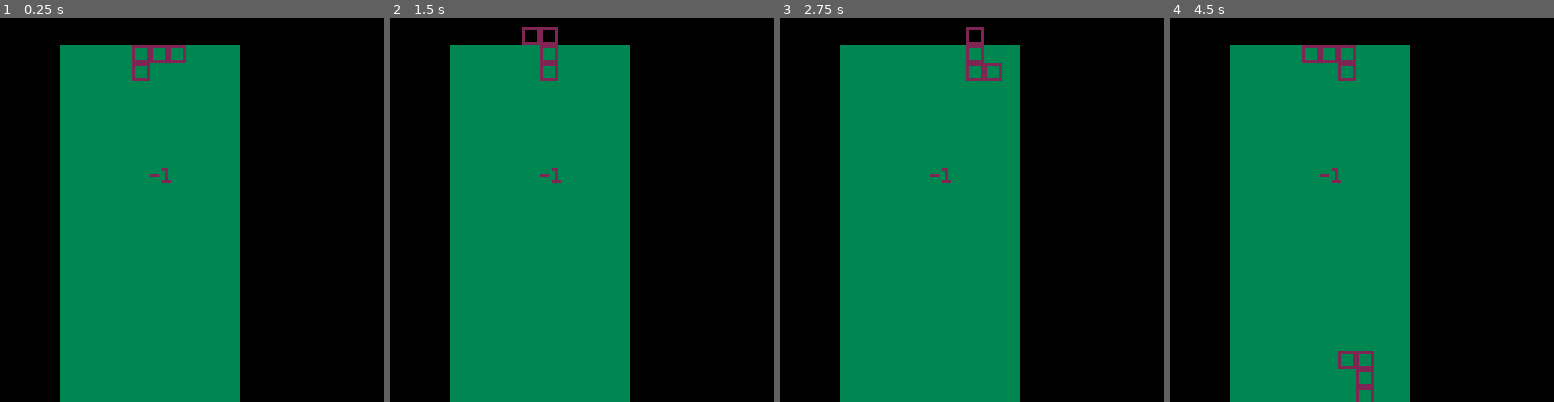
Above: before the commit, frames 1-4 (left to right).
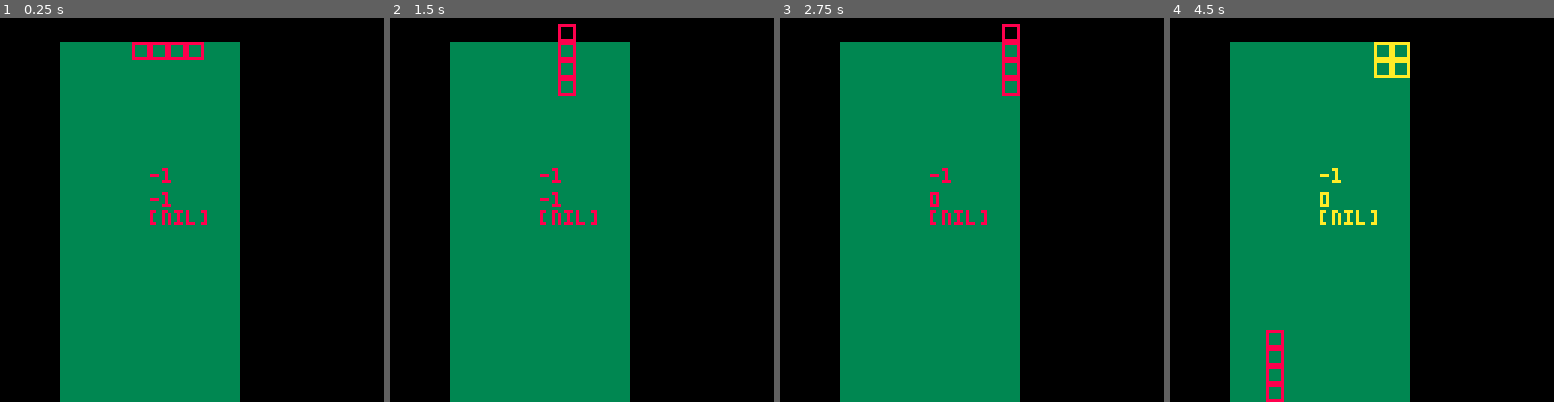
Above: after the commit, the same moments.

Repository: SHKBRD/testris
Game: PICO-8 cartridge tetris.p8
Same seed, same stepped clock (60 frames per second), same inputs: the game is played once before the commit and once after it.
Inputs:
- Up to frame 1 (0.25 s): no input
- Up to frame 2 (1.5 s): tap X (X key) at 0.33, 1.07 s; tap O (Z key) at 0.7 s
- Up to frame 3 (2.75 s): hold Right 1.6-2.1 s; tap O (Z key) at 1.7, 2.1, 2.5 s; tap X (X key) at 1.85 s; hold Up 2.15-2.42 s; hold Right from 2.47 s (still down)
- Up to frame 4 (4.5 s): tap O (Z key) every 0.4 s from 2.9 to 4.1 s; tap X (X key) at 2.97, 4.08 s; release Right at 3.03 s; hold Left 3.08-3.58 s; hold Down 3.63-3.97 s; hold Right from 4.02 s (still down)

The runs differ from the first frame. In frame 1, 1.4% of the frame differs, in the area x 15-63%, y 6-54%; in frame 2, 1.6%; in frame 3, 1.7%; in frame 4, 2.6%, in the area x 15-63%, y 6-100%.

Commit message:
implement das

Diff:
--- a/tetris.lua
+++ b/tetris.lua
@@ -1,4 +1,7 @@
 function tetris_init()
+    --prevents re-presses to let das not be buggy
+    poke(0x5f5c,255)
+    playing = true
     --i,o,j,l,z,t,s
     pieces={
         {3840,8738},
@@ -10,6 +13,7 @@
         {51,90}
     }
     piecesizes={4,4,3,3,3,3,3}
+    piececolors={8,10,1,9,14,12,11}
     piecebag={}
 
     currpiece={}
@@ -24,11 +28,11 @@
     boardsizex=10
     boardsizey=21
     boardx=20
-    boardy=3
+    boardy=2
     board={}
     fillboard()
 
-    das_frames = 0
+    das_frames = -1
 end
 
 function get_are_delay()
@@ -56,12 +60,22 @@
     return clearamnt
 end
 
+function get_das_frames()
+    if level < 500 then
+        return 16
+    elseif level < 900 then
+        return 10
+    else
+        return 8
+    end
+end
+
 function spawn_new_piece()
+    chosenpid=flr(rnd(7)+1)
     currpiece={
-
-        pieceid=flr(rnd(7)+1),
+        pieceid=chosenpid,
         rotation_ind=1,
-        color=2,
+        color=piececolors[chosenpid],
         x=5,
         y=1,
         piecegrid={}
@@ -96,11 +110,6 @@
         if (sgn(checkbit)==-1) then
             checkbit*=-1
         end
-    end
-
-    --stop(#p.piecegrid)
-    for r in all(p.piecegrid) do
-        print(r)
     end
 
 end
@@ -128,6 +137,10 @@
     if controllingpiece then
         active_piece_inputs()
     end
+    if playing then
+        das_inputs()
+    end
+
 end
 
 function update_counters()
@@ -161,56 +174,71 @@
     end
 end
 
-function active_piece_inputs()
+function das_inputs()
     if btnp(0) then
-        init_das()
+        init_das(-1)
     end
     if btn(0) then
         continue_das()
     end
     if btnp(1) then
-        init_das()
+        init_das(1)
     end
     if btn(1) then
         continue_das()
     end
-    if btn(0) == btn(1) then
-        kill_das(currpiece)
-    end
-
-    if btnp(2) then
-
-    end
-    if btnp(3) then
-
-    end
-    if btn(3) then
-        moveddown = attempt_move_tetrimino_down(currpiece)
-        if not moveddown then
-            lock_piece(currpiece)
-        end
-    end
-    if btnp(5) then
-        attempt_rotate_tetrimino(1, currpiece)
-    end
-    if btnp(4) then
-        attempt_rotate_tetrimino(-1, currpiece)
-    end
-end
-
-function init_das()
-    if btnp(0) != btnp(1) then
-        dasframes = 0
-        movedir = 0
-        if (btnp(1)) movedir += 1
-        if (btnp(0)) movedir -= 1
-        attempt_move_tetrimino(movedir, currpiece)
+end
+
+function active_piece_inputs()
+    if controllingpiece then
+        if btnp(2) then
+
+        end
+        if btnp(3) then
+
+        end
+        if btn(3) then
+            moveddown = attempt_move_tetrimino_down(currpiece)
+            if not moveddown then
+                lock_piece(currpiece)
+            end
+        end
+        if btnp(5) then
+            attempt_rotate_tetrimino(1, currpiece)
+        end
+        if btnp(4) then
+            attempt_rotate_tetrimino(-1, currpiece)
+        end
+    end
+end
+
+function init_das(dir)
+    das_direction = dir
+    das_frames = get_das_frames()
+    sfx(1)
+    if controllingpiece then
+        movedir = dir
+        moveresult = attempt_move_tetrimino(movedir, currpiece)
     end
 end
 
 function continue_das()
-    if btnp(0) != btnp(1) then
-        das_frames += 1
+    if not (btnp(0) and btnp(1)) and das_frames > -1 then
+        --stop(das_frames)
+        das_frames -= 1
+        if das_frames < 0 then
+            das_frames = 0
+            if controllingpiece then
+                movedir = 0
+                if (btn(1)) movedir += 1
+                if (btn(0)) movedir -= 1
+                moveresult = attempt_move_tetrimino(movedir, currpiece)
+            end
+                -- mp = moveresult
+            -- if not moveresult then
+            --     kill_das()
+            -- end
+        end
     end
 end
 
@@ -224,8 +252,11 @@
     check_tetrimino.x += dir
     if not is_piece_colliding_grid(check_tetrimino) then
         tetri.x += dir
-    end
-end
+        return true
+    end
+    return false
+end
+
 
 function attempt_move_tetrimino_down(tetri)
     check_tetrimino = {}
@@ -348,4 +379,6 @@
     draw_board_blocks()
     draw_tetrimino(boardx+currpiece.x*6, boardy+currpiece.y*6,currpiece)
     print(arecounter, 50, 50)
-end
+    print(das_frames, 50, 58)
+    print(mp, 50, 64)
+end
Not shown, changed: the sound effects (__sfx__) section of tetris.p8
